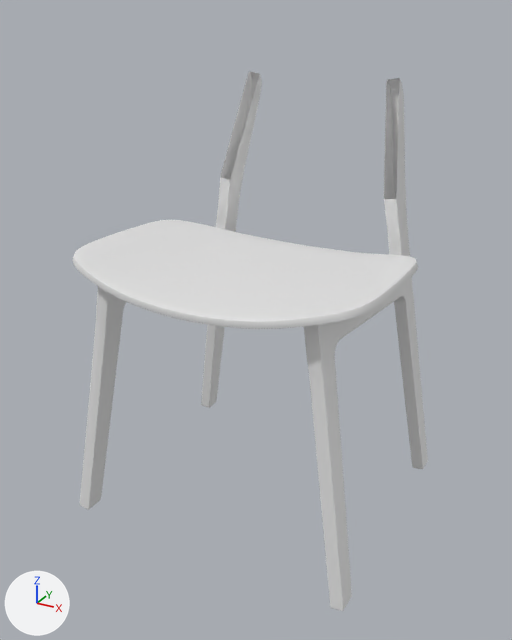
Before and after pictures for a commit that changed the Blender file chair.blend.
One viewpoint serves both versions: a 50 mm camera at (2.73, -5.1, 4.28) aimed at (-0.01, -0.13, 1.79). Every picture has the same lights, and +X, +Y and +Z are marked at lower left.

In view in the first picture: 'Leg', 'Plane'.
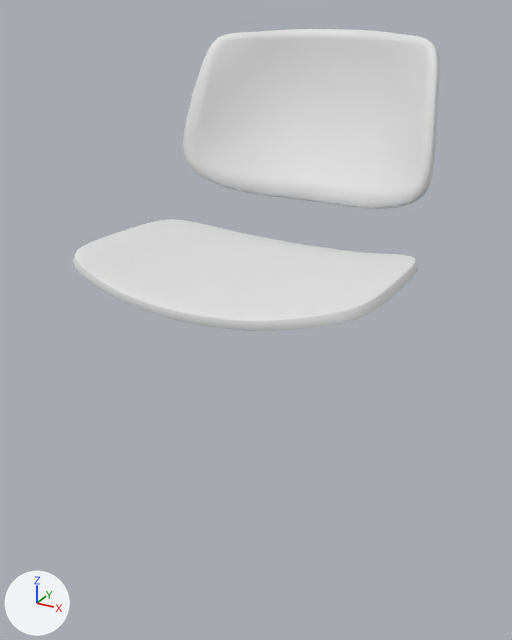
Changed parts and their boxes [x1, y1, x2, y2] in the pictures (512 x 640 px):
'Plane', reshaped, moved, turned, rescaled
    before: [73, 220, 418, 329]
    after: [183, 29, 440, 209]
'Chair sitter', added
    after: [73, 219, 418, 331]
'Leg', hidden, added
    before: [80, 72, 428, 611]

Edits to the bpy script that builds the scene:
```text
Add me_plane_001:
    me_plane_001.from_pydata([(0.0, 0.407, -0.357), (1.234, -0.53, 0.329), (1.134, 0.407, 0.107), (1.067, 0.681, -0.068), (0.0, -0.752, 0.019), (0.0, 0.736, -0.357), (0.383, 0.407, -0.334), (0.389, -0.752, 0.041), (0.389, 0.736, -0.334), (1.211, -0.129, 0.329), (0.0, -0.15, -0.271), (0.386, -0.15, -0.248), (0.81, -0.705, 0.191), (0.763, 0.425, -0.185), (0.741, 0.706, -0.185), (0.811, -0.15, -0.099)], [], [(13, 2, 3, 14), (15, 9, 2, 13), (10, 11, 6, 0), (0, 6, 8, 5), (4, 7, 11, 10), (12, 1, 9, 15), (7, 12, 15, 11), (11, 15, 13, 6), (6, 13, 14, 8)])
    me_plane_001.polygons.foreach_set('use_smooth', [True] * 9)
Change ob_leg:
    add ob_leg.hide_set(True)
Change ob_plane:
    ob_plane.scale: (1.29, 1.16, 1.0) -> (1.0, 1.0, 1.0)
    ob_plane: bpy.data.objects.new('Plane', me_plane) -> bpy.data.objects.new('Plane', me_plane_001)
    ob_plane.location: (0.0, -0.14, 2.38) -> (0.0, 0.94, 3.37)
    ob_plane.rotation_euler: (0.0, 0.0, 0.0) -> (1.571, 0.0, 0.0)  # degrees (0, 0, 0) -> degrees (90, 0, 0)
Add ob_chair_sitter:
    ob_chair_sitter = bpy.data.objects.new('Chair sitter', me_plane)
    ob_chair_sitter.location = (0.0, -0.14, 2.37)
    ob_chair_sitter.scale = (1.29, 1.16, 1.0)
    _m = ob_chair_sitter.modifiers.new('Mirror', 'MIRROR')
    _m.use_clip = True
    _m = ob_chair_sitter.modifiers.new('Subdivision', 'SUBSURF')
    _m.levels = 3
    _m.render_levels = 3
    _m = ob_chair_sitter.modifiers.new('Solidify', 'SOLIDIFY')
    _m.thickness = 0.074
    _m.offset = 1.0
    _m = ob_chair_sitter.modifiers.new('Bevel', 'BEVEL')
    _m.width = 0.002
    _m.width_pct = 0.002
    _m.segments = 2
    _m.angle_limit = 1.047
```
